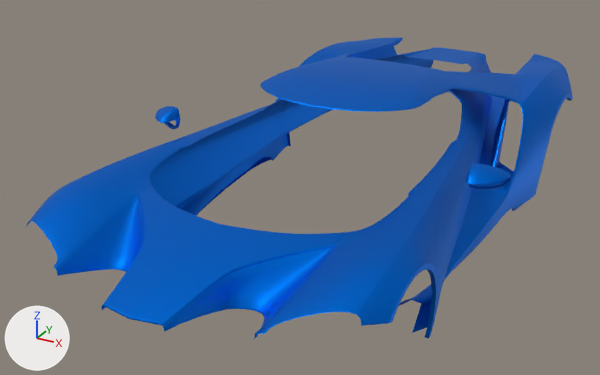
What one commit did to the FBX model Assets/_Gumball/Runtime/_Cars/Cars/FordGT/Mesh/FordGT_Chassis_Duco.fbx.
Camera for both pictures: a 50 mm lens placed at (1.98, -4.15, 2.38), pointed at (-0.23, -0.13, 0.37). The lights are fixed; the arrows at lower left show +X, +Y and +Z. Vertices at the same position are counted once.

In view in the first picture: 'FordGT_Chassis_Duco'.
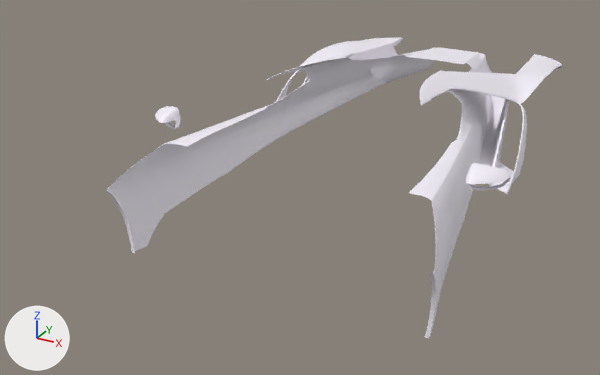
Edits to the bpy script that builds the scene:
```text
Change mat_240z_duco:
    mat_240z_duco.metallic: 0.974 -> 0.0
    mat_240z_duco.base_color: (0.0, 0.167, 0.723) -> (0.955, 0.911, 1.0)  # blue #0072dd -> white #faf5ff
    mat_240z_duco.roughness: 0.56 -> 0.459
Change me_mesh_010:
    used by ob_fordgt_chassis_duco; location = (0.0, 0.0, 0.0)
    remove me_mesh_010.from_pydata(...)  # 5061 vertices, 4834 faces; spans x -1.07..1.07, y -1.98..2.19, z 0.12..1.05
    add me_mesh_010.from_pydata(...)  # 2893 vertices, 2693 faces; spans x -1.07..1.07, y -1.03..2.19, z 0.12..1.03
    me_mesh_010 part 1: 4 vertices moved within x -0.79..0.79, y -0.69..-0.09, z 0.74..0.99; 2168 vertices removed from x -0.97..0.97, y -1.98..1.97, z 0.13..1.05
```

Changed parts and their boxes [x1, y1, x2, y2] in the pictures (600 x 375 px):
'FordGT_Chassis_Duco', recoloured, surface changed, reshaped (blue to white, 17% narrower)
    before: [26, 38, 573, 339]
    after: [107, 38, 562, 338]
part 1 of me_mesh_010, cut back
    before: [26, 57, 573, 339]
    after: [157, 80, 438, 209]
